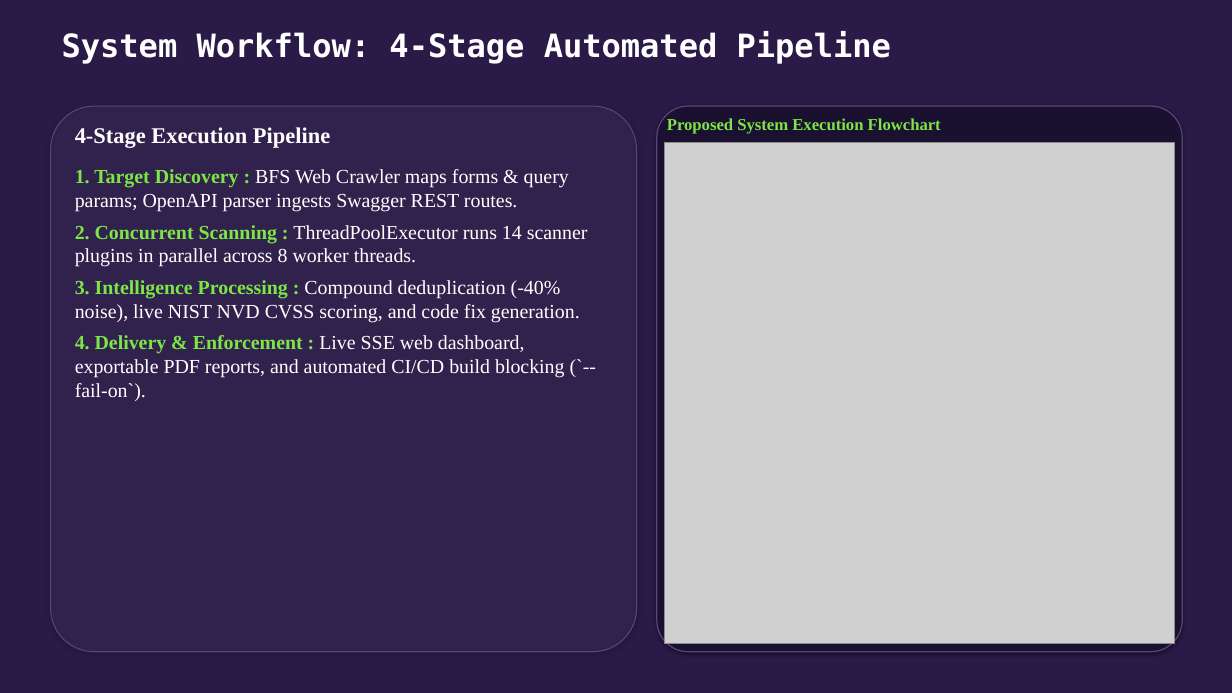
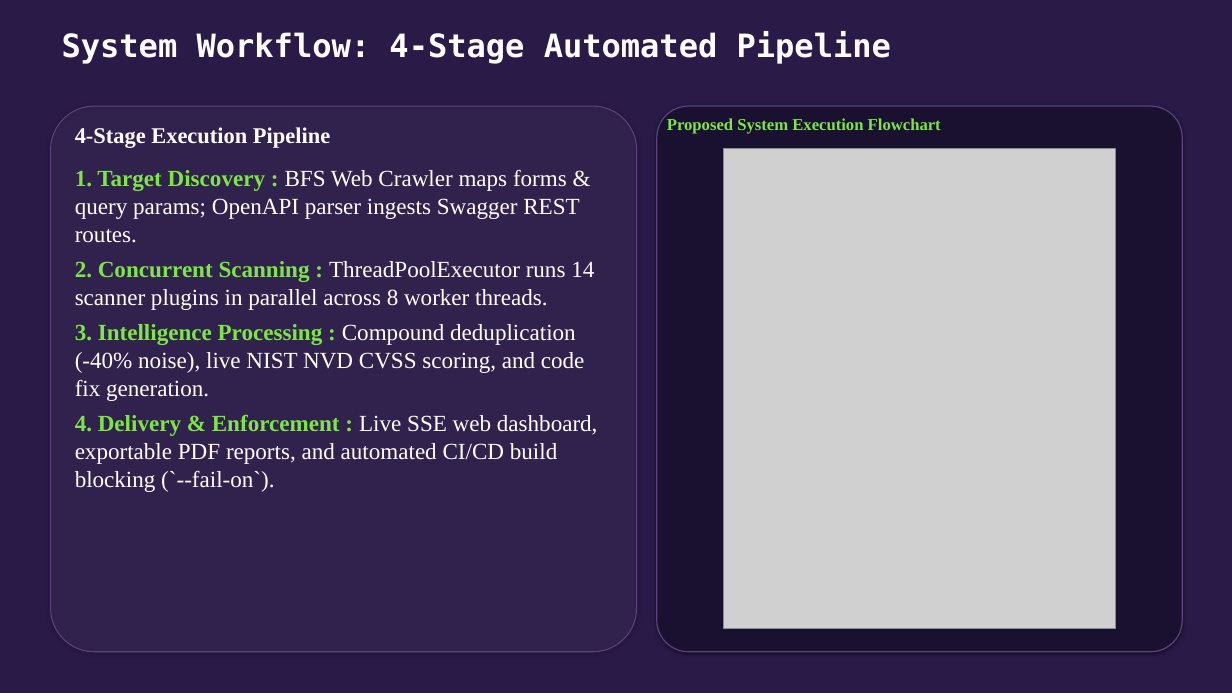
Before and after one commit to NEXUS-888/AutoSecAudit, a slide deck: slide 8 of Presentation/AutoSecAudit - Phase 3 Presentation.pptx. Drawn at 1232x693 pixels with LibreOffice and Linux fonts; fonts in the diff are those of the drawing; grey boxes stand for pictures. Boxes give left, top, right and bottom in pixels: in the first picture for what was removed or moved away, otherwise in the second. Text is boxed around its words. In the diff, an @@ line names an element or a change of style, - is before the commit and + after.

Commit message:
docs(presentation): update phase 3 presentation deck

```diff
--- a/Presentation/AutoSecAudit - Phase 3 Presentation.pptx
+++ b/Presentation/AutoSecAudit - Phase 3 Presentation.pptx
@@ picture: place and size @@
-picture at (665,142,1175,643)
+picture at (724,149,1116,629)
@@ text "1. Target Discovery : BFS ..." at (75,169,598,492): size 15.5 to 18 pt @@
```
